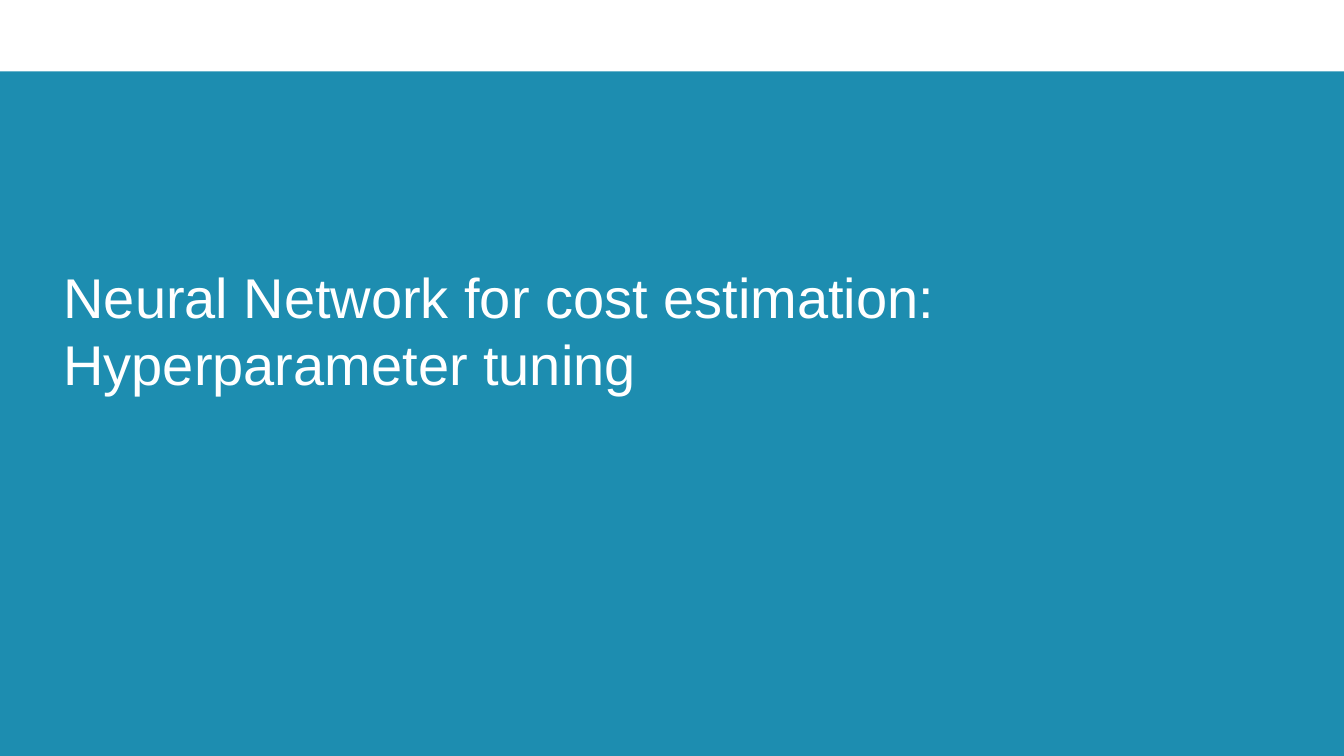
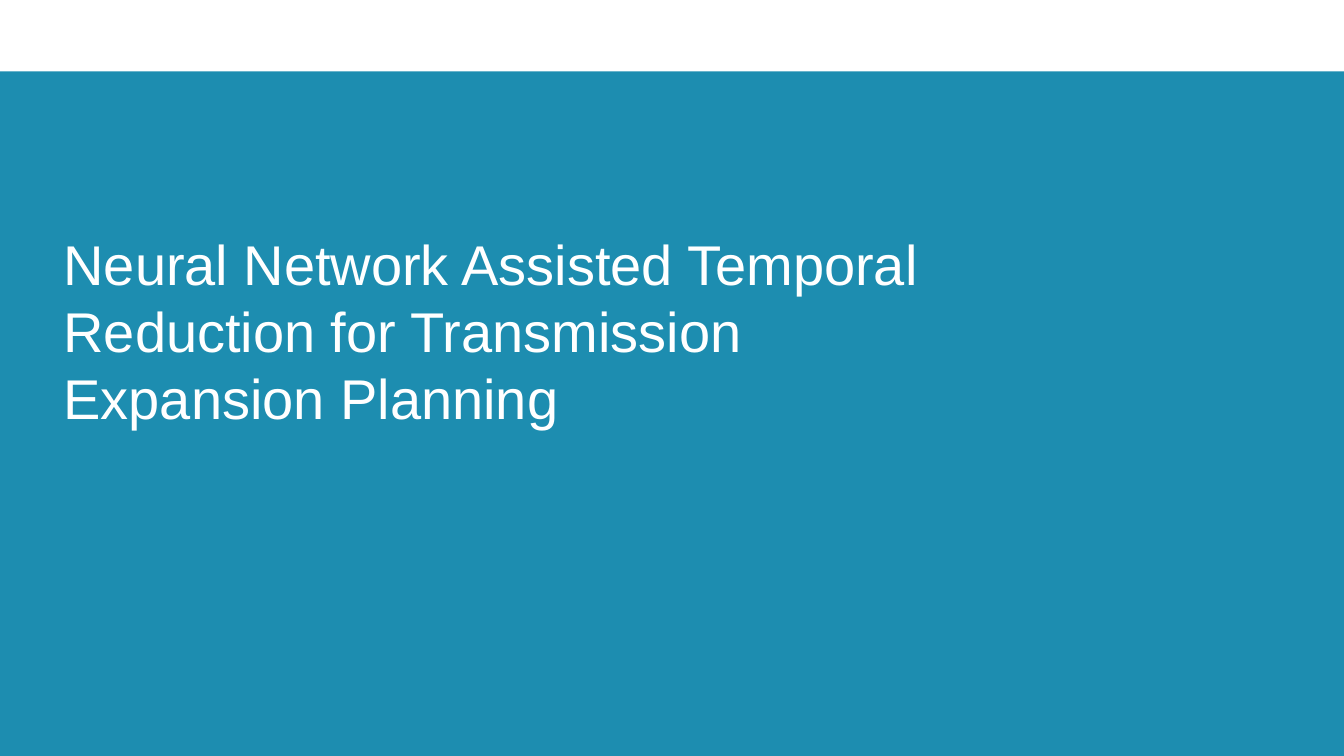
Before and after one commit to erikfilias/JointResearch, a slide deck: slide 1 of 02. Presentations/PresentationGroup.pptx. Drawn at 1344x756 pixels with LibreOffice and Linux fonts; fonts in the diff are those of the drawing; background and template pictures are left out. Boxes give left, top, right and bottom in pixels: in the first picture for what was removed or moved away, otherwise in the second. Text is boxed around its words. In the diff, an @@ line names an element or a change of style, - is before the commit and + after.

```diff
--- a/02. Presentations/PresentationGroup.pptx
+++ b/02. Presentations/PresentationGroup.pptx
@@ title at bbox=[63, 244, 917, 429]: text changed @@
-Neural Network for cost estimation: Hyperparameter tuning
+Neural Network Assisted Temporal Reduction for Transmission Expansion Planning
```
Also in this commit, not shown: 2 other slides changed, 4 slides added.
